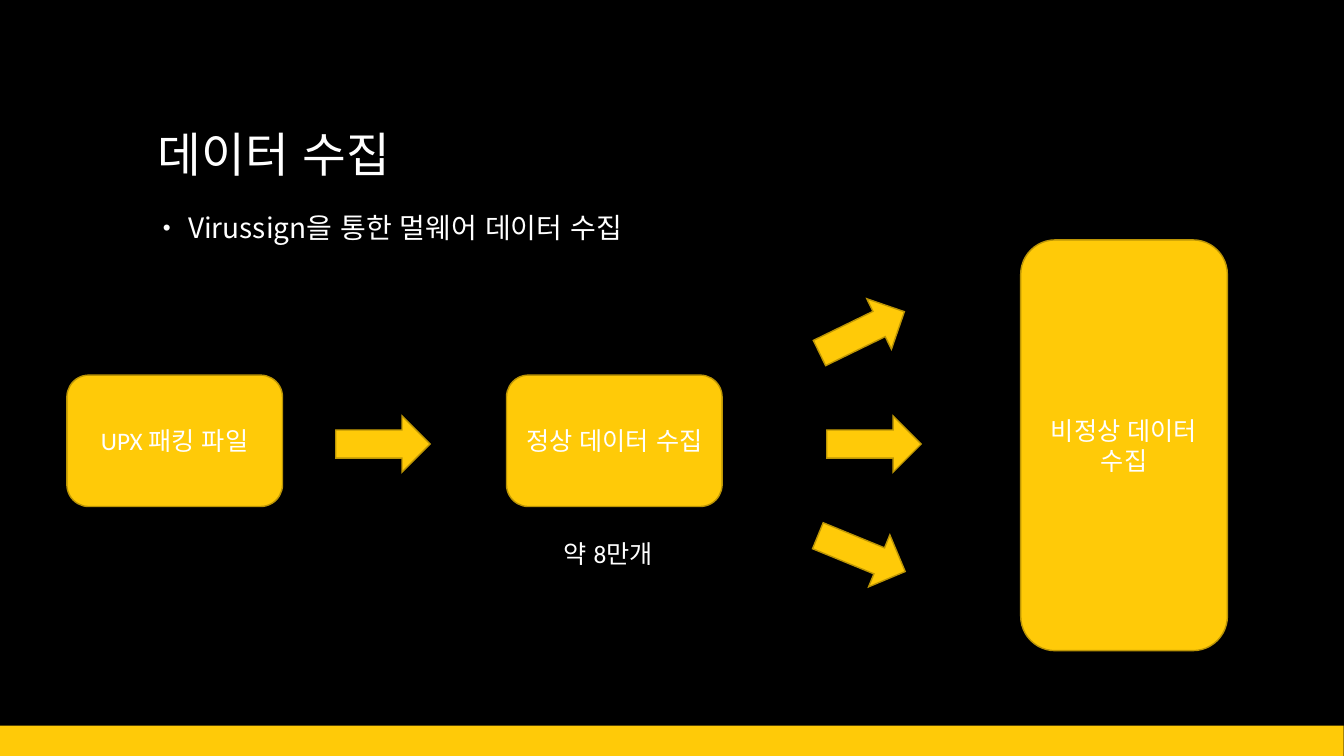
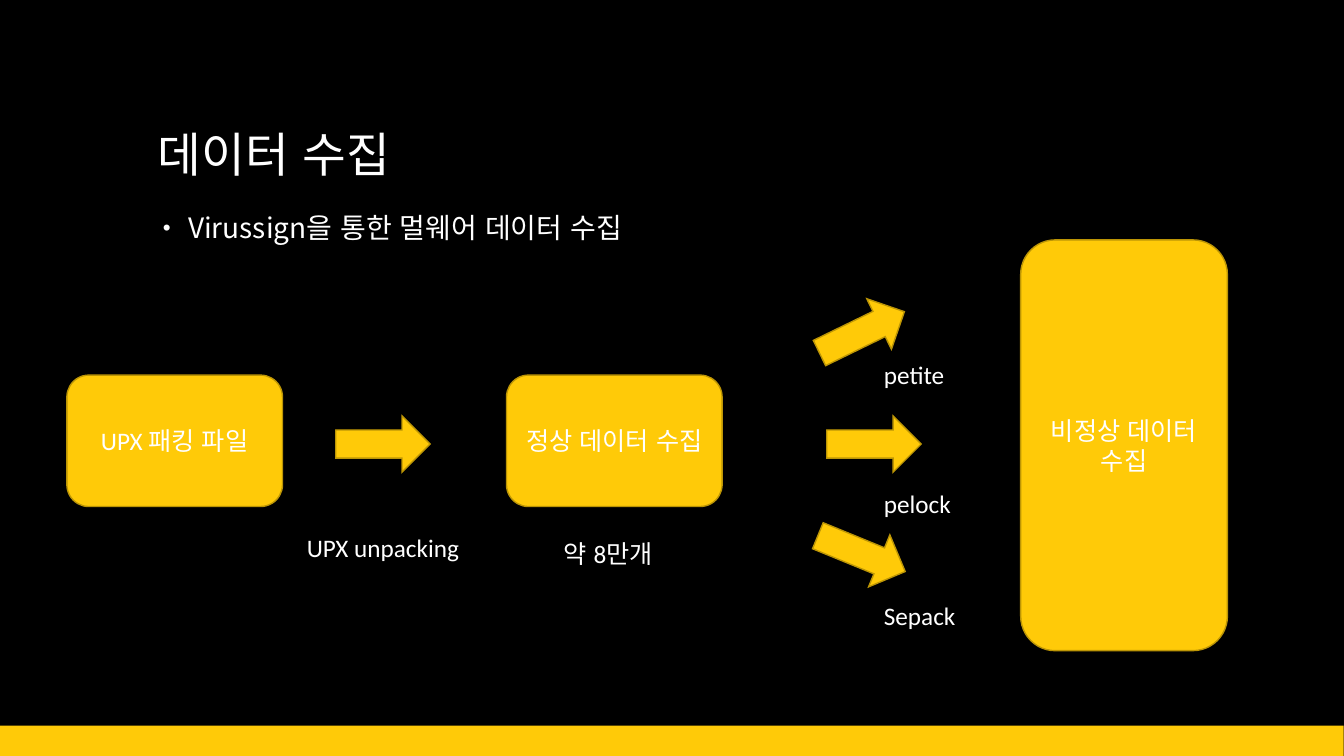
Before and after one commit to inchency/MachinLearingTermProject, a slide deck: slide 5 of result/Packing Detection.pptx. Drawn at 1344x756 pixels with LibreOffice and Linux fonts; fonts in the diff are those of the drawing. Boxes give left, top, right and bottom in pixels: in the first picture for what was removed or moved away, otherwise in the second. Text is boxed around its words. In the diff, an @@ line names an element or a change of style, - is before the commit and + after.

```diff
--- a/result/Packing Detection.pptx
+++ b/result/Packing Detection.pptx
@@ text added at box(884, 366, 944, 388), 18 pt, text #FFFFFF @@
+petite
@@ text added at box(884, 495, 951, 517), 18 pt, text #FFFFFF @@
+pelock
@@ text added at box(307, 539, 459, 562), 18 pt, text #FFFFFF @@
+UPX unpacking
@@ text added at box(884, 607, 955, 629), 18 pt, text #FFFFFF @@
+Sepack
```
Also in this commit, not shown: 3 other slides changed, 1 slide added.
